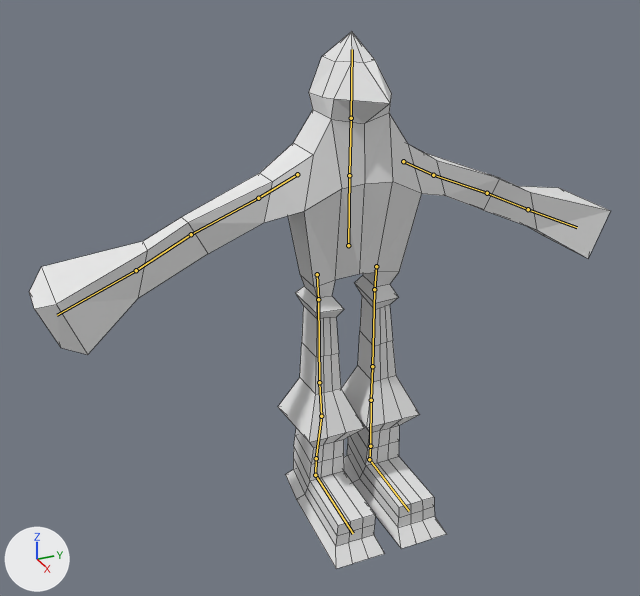
Two versions of the Blender file Characters/Enemies/Humanoid Bird animations.blend, one commit apart.
One viewpoint serves both versions: a 50 mm lens placed at (19.39, -9.52, 16.11), pointed at (1.03, -1.26, 6.93). Lighting does not change. The marker at lower left points along +X, +Y and +Z. The bones that bend it are drawn over the model as lines. Mesh edges are drawn as thin lines.
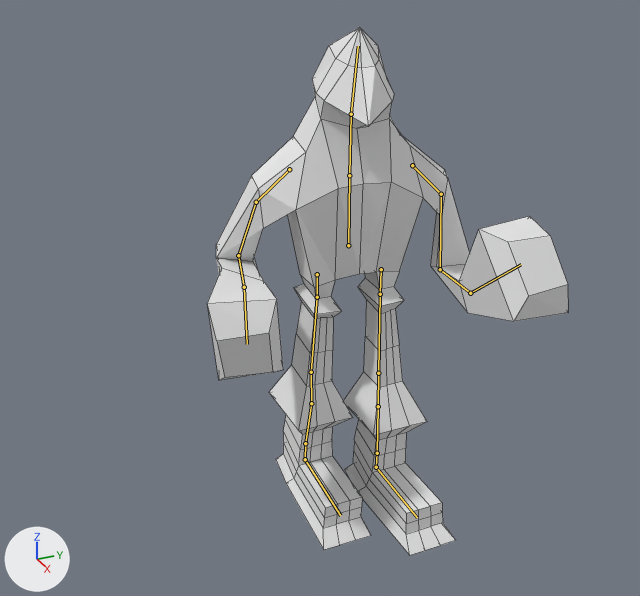
The newer file adds an action. The first version stands in its rest pose; the second is drawn at frame 5 of the action 'Attack'.

Diff of the bpy script that builds the scene:
```diff
--- a/Characters/Enemies/Humanoid Bird animations.blend.py
+++ b/Characters/Enemies/Humanoid Bird animations.blend.py
@@ bone_bone_013 @@
 bone_bone_013 = bpy.data.objects['Armature'].pose.bones['Bone.013']  # child of 'Bone'
-bone_bone_013.rotation_quaternion = (1.0, 0.0, 0.0, 0.0)  # degrees (0, 0, 0)
+bone_bone_013.rotation_quaternion = (0.99, 0.08, 0.008, 0.0)  # degrees (9, 1, 0)
@@ bone_bone_014 @@
 bone_bone_014 = bpy.data.objects['Armature'].pose.bones['Bone.014']  # child of 'Bone.013'
-bone_bone_014.rotation_quaternion = (1.0, 0.0, 0.0, 0.0)  # degrees (0, 0, 0)
+bone_bone_014.rotation_quaternion = (0.999, -0.015, 0.0, 0.0)  # degrees (-2, 0, 0)
@@ bone_bone_015 @@
 bone_bone_015 = bpy.data.objects['Armature'].pose.bones['Bone.015']  # child of 'Bone.014'
-bone_bone_015.rotation_quaternion = (1.0, 0.0, 0.0, 0.0)  # degrees (0, 0, 0)
+bone_bone_015.rotation_quaternion = (0.997, 0.035, 0.0, 0.0)  # degrees (4, 0, 0)
@@ bone_bone_016 @@
 bone_bone_016 = bpy.data.objects['Armature'].pose.bones['Bone.016']  # child of 'Bone.015'
-bone_bone_016.rotation_quaternion = (1.0, 0.0, 0.0, 0.0)  # degrees (0, 0, 0)
+bone_bone_016.rotation_quaternion = (0.98, -0.034, 0.001, 0.0)  # degrees (-4, 0, 0)
@@ bone_bone_017 @@
 bone_bone_017 = bpy.data.objects['Armature'].pose.bones['Bone.017']  # child of 'Bone.016'
-bone_bone_017.rotation_quaternion = (1.0, 0.0, 0.0, 0.0)  # degrees (0, 0, 0)
+bone_bone_017.rotation_quaternion = (0.999, -0.022, 0.0, 0.0)  # degrees (-3, 0, 0)
@@ bone_bone_019 @@
 bone_bone_019 = bpy.data.objects['Armature'].pose.bones['Bone.019']  # child of 'Bone'
-bone_bone_019.location = (0.0, 0.0, 0.0)
-bone_bone_019.rotation_quaternion = (1.0, 0.0, 0.0, 0.0)  # degrees (0, 0, 0)
+bone_bone_019.location = (0.0, -0.02, -0.26)
+bone_bone_019.rotation_quaternion = (0.999, -0.034, 0.0, 0.0)  # degrees (-4, 0, 0)
@@ bone_bone_020 @@
 bone_bone_020 = bpy.data.objects['Armature'].pose.bones['Bone.020']  # child of 'Bone.019'
-bone_bone_020.rotation_quaternion = (1.0, 0.0, 0.0, 0.0)  # degrees (0, 0, 0)
+bone_bone_020.rotation_quaternion = (0.999, 0.0, 0.0, 0.017)  # degrees (0, 0, 2)
@@ bone_bone_021 @@
 bone_bone_021 = bpy.data.objects['Armature'].pose.bones['Bone.021']  # child of 'Bone.020'
-bone_bone_021.rotation_quaternion = (1.0, 0.0, 0.0, 0.0)  # degrees (0, 0, 0)
+bone_bone_021.rotation_quaternion = (1.0, 0.0, 0.0, -0.007)  # degrees (0, 0, -1)
@@ bone_bone_022 @@
 bone_bone_022 = bpy.data.objects['Armature'].pose.bones['Bone.022']  # child of 'Bone.021'
-bone_bone_022.rotation_quaternion = (1.0, 0.0, 0.0, 0.0)  # degrees (0, 0, 0)
+bone_bone_022.rotation_quaternion = (1.0, 0.0, 0.0, 0.012)  # degrees (0, 0, 1)
@@ bone_bone_023 @@
 bone_bone_023 = bpy.data.objects['Armature'].pose.bones['Bone.023']  # child of 'Bone.022'
-bone_bone_023.rotation_quaternion = (1.0, 0.0, 0.0, 0.0)  # degrees (0, 0, 0)
+bone_bone_023.rotation_quaternion = (0.999, -0.021, 0.0, 0.0)  # degrees (-2, 0, 0)
@@ bone_bone_001 @@
 bone_bone_001 = bpy.data.objects['Armature'].pose.bones['Bone.001']  # child of 'Bone'
-bone_bone_001.rotation_quaternion = (1.0, 0.0, 0.0, 0.0)  # degrees (0, 0, 0)
-bone_bone_001.scale = (1.0, 1.0, 1.0)
+bone_bone_001.rotation_quaternion = (0.99, 0.0, -0.143, -0.002)  # degrees (0, -16, 0)
+bone_bone_001.scale = (1.07, 1.07, 1.07)
@@ bone_bone_004 @@
 bone_bone_004 = bpy.data.objects['Armature'].pose.bones['Bone.004']  # child of 'Bone.001'
-bone_bone_004.rotation_quaternion = (1.0, 0.0, 0.0, 0.0)  # degrees (0, 0, 0)
+bone_bone_004.rotation_quaternion = (0.979, -0.189, -0.063, -0.044)  # degrees (-22, -8, -4)
@@ bone_bone_005 @@
 bone_bone_005 = bpy.data.objects['Armature'].pose.bones['Bone.005']  # child of 'Bone.004'
-bone_bone_005.rotation_quaternion = (1.0, 0.0, 0.0, 0.0)  # degrees (0, 0, 0)
+bone_bone_005.rotation_quaternion = (0.948, -0.283, -0.076, -0.124)  # degrees (-32, -12, -11)
@@ bone_bone_006 @@
 bone_bone_006 = bpy.data.objects['Armature'].pose.bones['Bone.006']  # child of 'Bone.005'
-bone_bone_006.rotation_quaternion = (1.0, 0.0, 0.0, 0.0)  # degrees (0, 0, 0)
+bone_bone_006.rotation_quaternion = (0.585, -0.079, 0.074, 0.804)  # degrees (2, 12, 108)
@@ bone_bone_007 @@
 bone_bone_007 = bpy.data.objects['Armature'].pose.bones['Bone.007']  # child of 'Bone.006'
-bone_bone_007.rotation_quaternion = (1.0, 0.0, 0.0, 0.0)  # degrees (0, 0, 0)
+bone_bone_007.rotation_quaternion = (0.994, 0.0, -0.002, -0.048)  # degrees (0, 0, -6)
@@ bone_bone_009 @@
 bone_bone_009 = bpy.data.objects['Armature'].pose.bones['Bone.009']  # child of 'Bone.001'
-bone_bone_009.rotation_quaternion = (1.0, 0.0, 0.0, 0.0)  # degrees (0, 0, 0)
+bone_bone_009.rotation_quaternion = (0.988, -0.152, 0.006, -0.021)  # degrees (-18, 0, -2)
@@ bone_bone_010 @@
 bone_bone_010 = bpy.data.objects['Armature'].pose.bones['Bone.010']  # child of 'Bone.009'
-bone_bone_010.rotation_quaternion = (1.0, 0.0, 0.0, 0.0)  # degrees (0, 0, 0)
+bone_bone_010.rotation_quaternion = (0.907, -0.415, -0.009, -0.066)  # degrees (-49, -4, -6)
@@ bone_bone_011 @@
 bone_bone_011 = bpy.data.objects['Armature'].pose.bones['Bone.011']  # child of 'Bone.010'
-bone_bone_011.rotation_quaternion = (1.0, 0.0, 0.0, 0.0)  # degrees (0, 0, 0)
+bone_bone_011.rotation_quaternion = (0.741, 0.146, -0.049, -0.653)  # degrees (16, 7, -82)
@@ bone_bone_012 @@
 bone_bone_012 = bpy.data.objects['Armature'].pose.bones['Bone.012']  # child of 'Bone.011'
-bone_bone_012.rotation_quaternion = (1.0, 0.0, 0.0, 0.0)  # degrees (0, 0, 0)
+bone_bone_012.rotation_quaternion = (0.943, 0.091, -0.005, -0.314)  # degrees (10, 3, -37)
@@ bone_bone_002 @@
 bone_bone_002 = bpy.data.objects['Armature'].pose.bones['Bone.002']  # child of 'Bone.001'
-bone_bone_002.rotation_quaternion = (1.0, 0.0, 0.0, 0.0)  # degrees (0, 0, 0)
+bone_bone_002.rotation_quaternion = (0.992, 0.018, -0.001, 0.128)  # degrees (2, 0, 15)
```

Pixel boxes [x1, y1, x2, y2] of what changed, in the pictures (640 x 596 px):
'Cube', posed (38% narrower)
    before: [29, 31, 610, 569]
    after: [207, 27, 568, 555]
bone 'Bone.013', root to tip
    before: (317, 274) to (318, 299)
    after: (317, 274) to (317, 297)
bone 'Bone.014', root to tip
    before: (318, 299) to (319, 382)
    after: (317, 297) to (311, 372)
bone 'Bone.015', root to tip
    before: (319, 382) to (321, 416)
    after: (311, 372) to (311, 403)
bone 'Bone.016', root to tip
    before: (321, 416) to (316, 458)
    after: (311, 403) to (305, 443)
bone 'Bone.017', root to tip
    before: (316, 458) to (315, 475)
    after: (305, 443) to (305, 459)
bone 'Bone.019', root to tip
    before: (376, 266) to (374, 289)
    after: (381, 269) to (380, 294)
bone 'Bone.020', root to tip
    before: (374, 289) to (372, 366)
    after: (380, 294) to (378, 373)
bone 'Bone.021', root to tip
    before: (372, 366) to (371, 400)
    after: (378, 373) to (378, 406)
bone 'Bone.022', root to tip
    before: (371, 400) to (370, 446)
    after: (378, 406) to (377, 453)
bone 'Bone.023', root to tip
    before: (370, 446) to (369, 459)
    after: (377, 453) to (376, 467)
bone 'Bone.001', root to tip
    before: (349, 175) to (351, 118)
    after: (349, 175) to (351, 114)
bone 'Bone.004', root to tip
    before: (297, 174) to (258, 198)
    after: (289, 169) to (256, 202)
bone 'Bone.005', root to tip
    before: (258, 198) to (191, 234)
    after: (256, 202) to (238, 255)
bone 'Bone.006', root to tip
    before: (191, 234) to (136, 270)
    after: (238, 255) to (244, 287)
bone 'Bone.007', root to tip
    before: (136, 270) to (57, 315)
    after: (244, 287) to (247, 344)
bone 'Bone.009', root to tip
    before: (403, 161) to (433, 175)
    after: (412, 165) to (441, 194)
bone 'Bone.010', root to tip
    before: (433, 175) to (487, 193)
    after: (441, 194) to (440, 269)
bone 'Bone.011', root to tip
    before: (487, 193) to (528, 209)
    after: (440, 269) to (470, 293)
bone 'Bone.012', root to tip
    before: (528, 209) to (577, 227)
    after: (470, 293) to (521, 264)
bone 'Bone.002', root to tip
    before: (351, 118) to (352, 49)
    after: (351, 114) to (358, 46)
